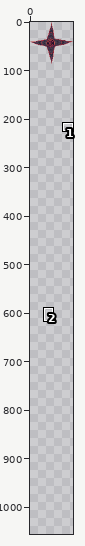
One commit to this sprite sheet: NPCs/Bosses/Zero/ZeroAwakened.png. Above, an overview of the earlier version with the close-up marked.
Close-up. The starting point:
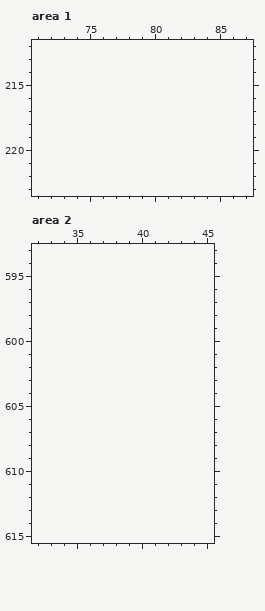
The file is 174x174 pixels, drawn in blocks of 2x2; one block is one cell here. Colours within 5 levels of each other are drawn and written as one. Shown: area 1: x 71..87, y 212..223; area 2: x 32..45, y 593..615. The old version is drawn lined up with the new one, on the new canvas. The commit also changed other parts of the picture, which this record leaves out.
The same view after the edit:
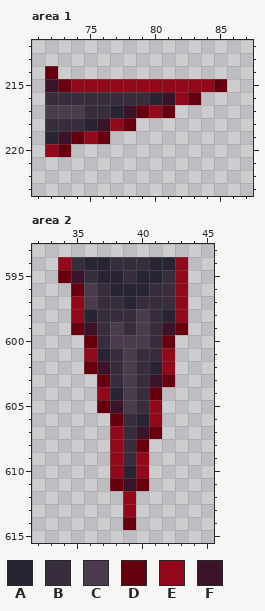
Palette (. is transparent): A #282433  B #372d3d  C #4a3b4d  D #66000e  E #91091b  F #3c142a
Edits made:
canvas 87x87 -> 89x1056, the old top-left corner now at 1,0
Changed rows in their new state; - is an unchanged pixel.
Area 1:
first column x 72:
214 D-------------
215 FDEEEEEEEEEEED
216 BBBBBBBBAFED--
217 CCCBBAFDED----
218 BBBAFED-------
219 AFDED---------
220 ED------------
Area 2:
first column x 34:
594 EBAABBBAAE
595 DFBAABAABE
596 -DCBAAABBE
597 -ECBBABBBE
598 -EABBBCBAE
599 -DFBCBCBFD
600 --DBCCCBD-
601 --EABCBBE-
602 --DFBCBAE-
603 ---DBCBFD-
604 ---EACBD--
605 ---DFCBE--
606 ----DBAE--
607 ----EBFD--
608 ----EBD---
609 ----EBE---
610 ----EAE---
611 ----DFD---
612 -----E----
613 -----E----
614 -----D----
Pixel boxes of the changes (left, top, right, bottom) in both close-ups:
added: (45, 66, 227, 157)
added: (58, 257, 188, 530)
